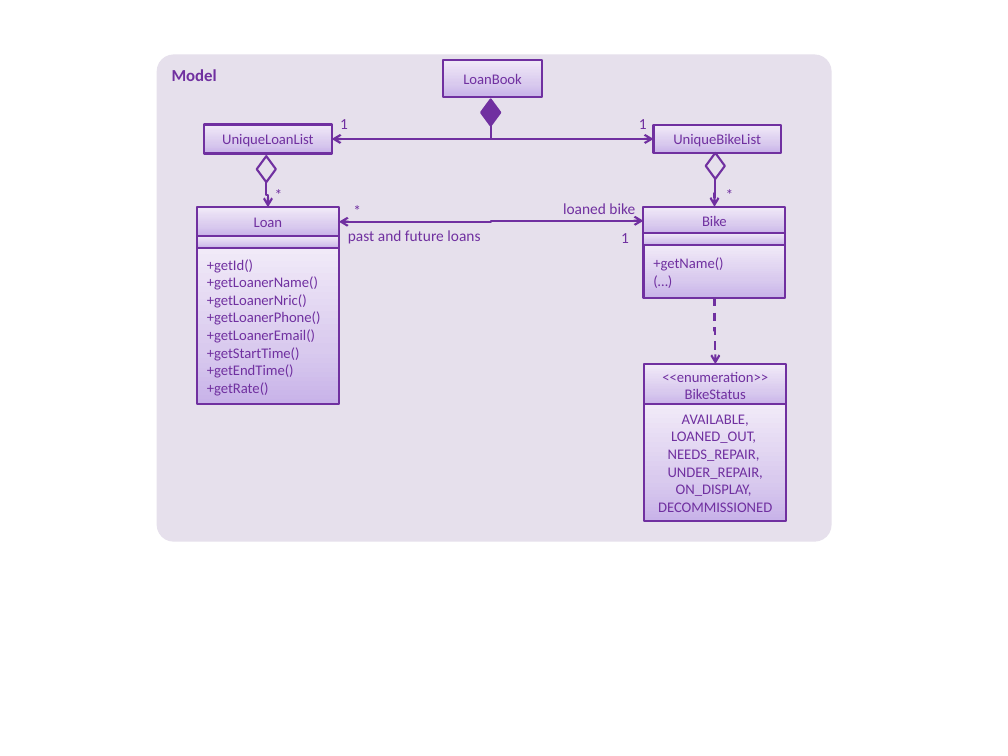
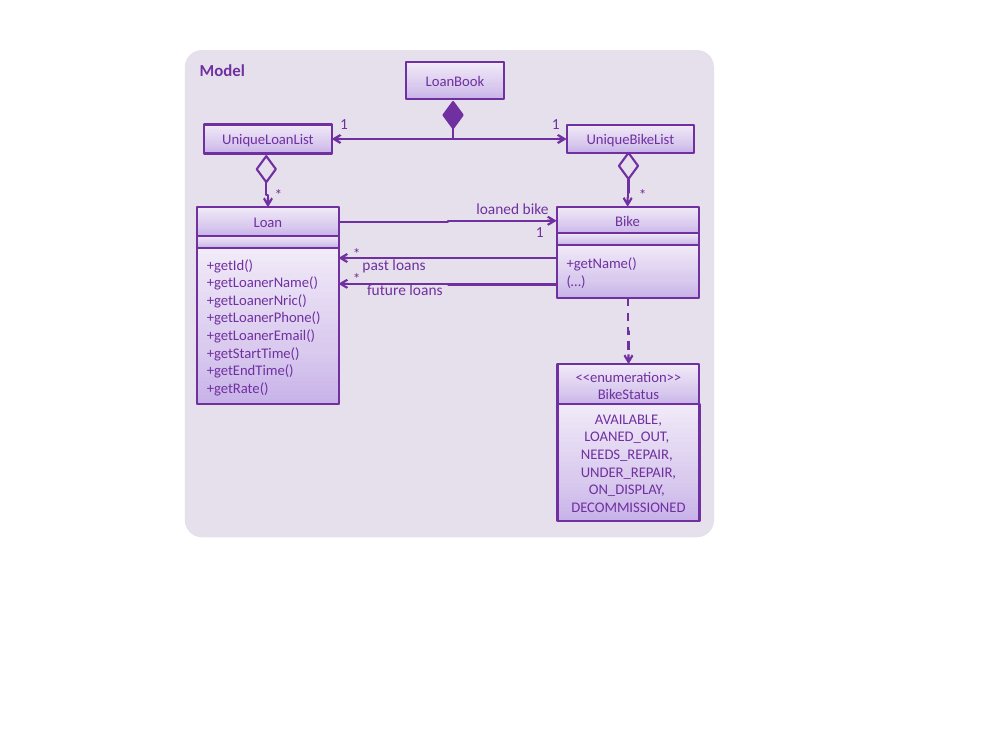
Before and after one commit to xantho09/main, a slide deck: slide 1 of docs/diagrams/BicycleManagementClassDiagram.pptx. Drawn at 1008x756 pixels with LibreOffice and Linux fonts; fonts in the diff are those of the drawing. Boxes give left, top, right and bottom in pixels: in the first picture for what was removed or moved away, otherwise in the second. Text is boxed around its words. In the diff, an @@ line names an element or a change of style, - is before the commit and + after.

```diff
--- a/docs/diagrams/BicycleManagementClassDiagram.pptx
+++ b/docs/diagrams/BicycleManagementClassDiagram.pptx
@@ rounded rectangle "Model": place and size @@
-rounded rectangle "Model" at box(156, 54, 832, 541)
+rounded rectangle "Model" at box(184, 50, 714, 537)
@@ rectangle "LoanBook": place and size @@
-rectangle "LoanBook" at box(444, 59, 542, 97)
+rectangle "LoanBook" at box(406, 62, 505, 100)
@@ diamond: place and size @@
-diamond at box(481, 99, 500, 125)
+diamond at box(444, 102, 463, 129)
@@ elbow arrow moved from (491, 126) - (332, 139) to (453, 128) - (332, 139) @@
@@ elbow arrow moved from (491, 126) - (653, 139) to (453, 128) - (566, 139) @@
@@ elbow double arrow moved from (643, 221) - (339, 222) to (556, 221) - (339, 222) @@
@@ elbow double arrow (556, 221) - (339, 222): elbow double arrow to elbow arrow @@
@@ text "1": place and size @@
-text "1" at box(621, 233, 629, 243)
+text "1" at box(536, 227, 544, 237)
@@ elbow arrow added from (556, 258) to (339, 258), #7030A0 1.5 pt @@
@@ text "*": place and size @@
-text "*" at box(347, 202, 368, 222)
+text "*" at box(346, 269, 367, 289)
@@ text added at box(347, 244, 368, 264), 11 pt, text #7030A0 @@
+*
@@ text added at box(362, 257, 425, 273), 11 pt, text #7030A0 @@
+past loans
@@ elbow arrow added from (557, 284) to (339, 284), #7030A0 1.5 pt @@
@@ text at box(367, 283, 442, 295): text changed @@
-past and future loans
+future loans
@@ 6 rectangles, 3 texts, 2 elbow arrows, 1 diamond: place and size @@
-6 rectangles, 3 texts, 2 elbow arrows, 1 diamond at box(563, 119, 786, 521)
+6 rectangles, 3 texts, 2 elbow arrows, 1 diamond at box(476, 119, 700, 521)
```
Also in this commit, not shown: 5 other files.
